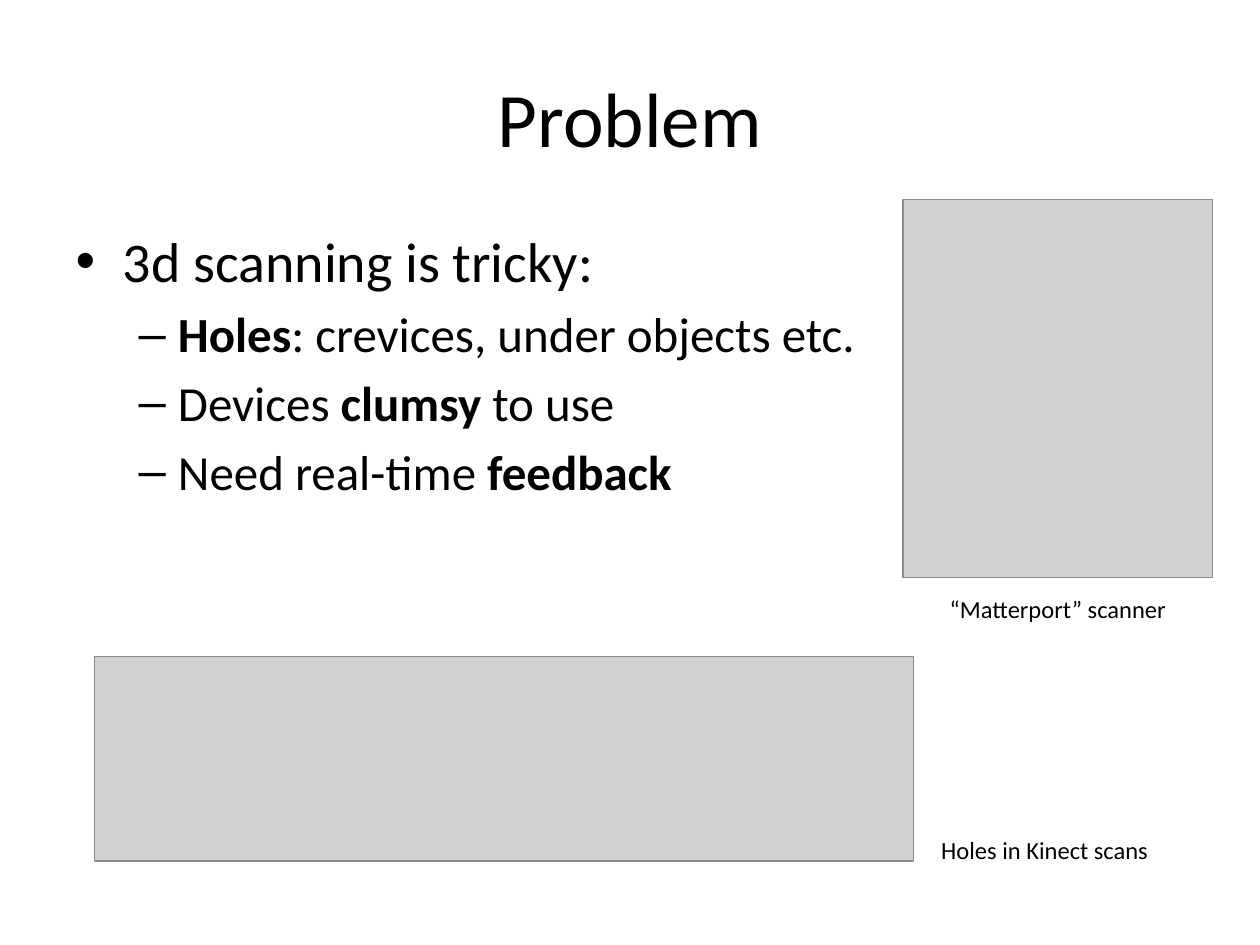
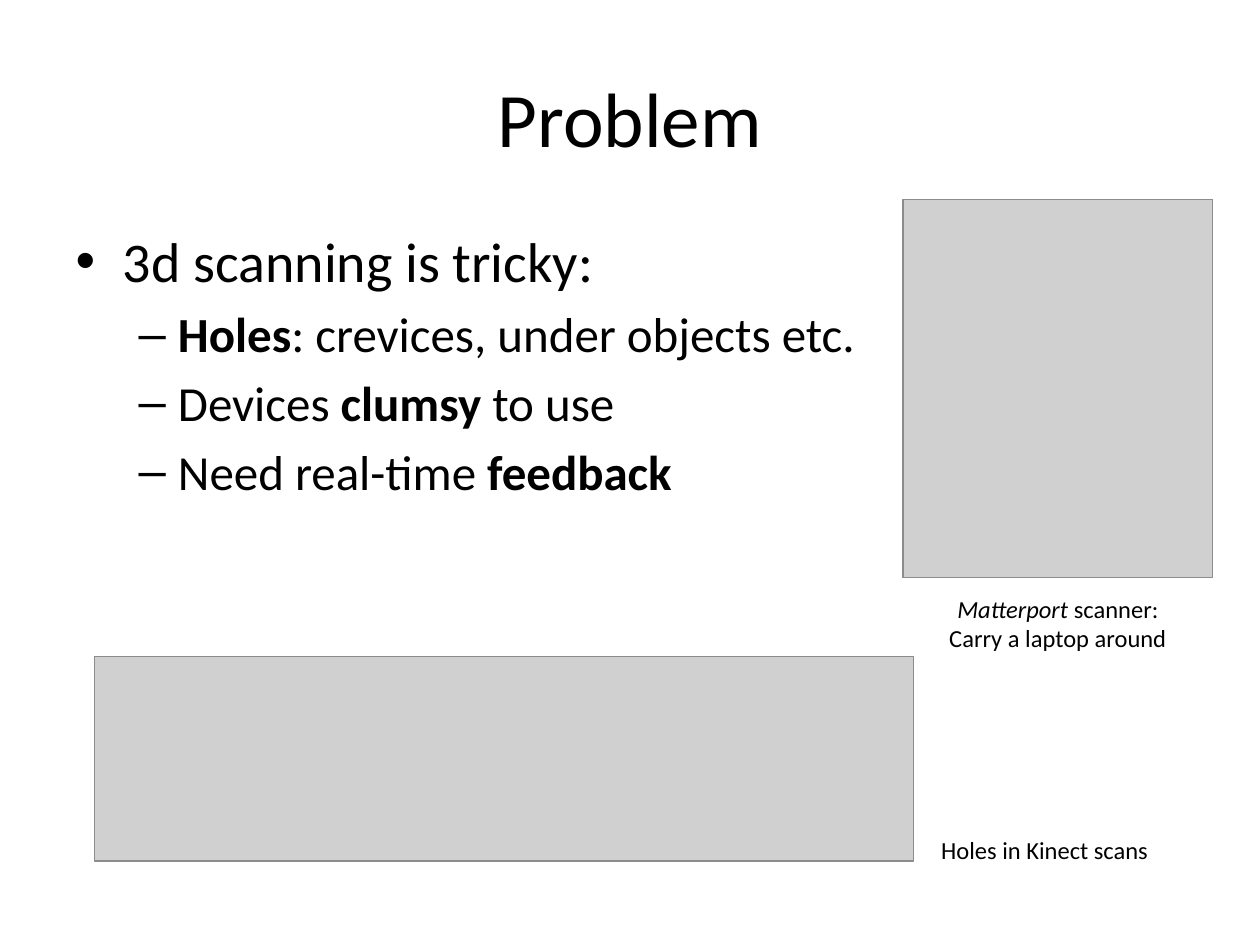
Before and after one commit to nikki93/thesis-2015, a slide deck: slide 4 of doc/proposal/thesis2015-proposal.pptx. Drawn at 1260x945 pixels with LibreOffice and Linux fonts; fonts in the diff are those of the drawing; grey boxes stand for pictures. Boxes give left, top, right and bottom in pixels: in the first picture for what was removed or moved away, otherwise in the second. Text is boxed around its words. In the diff, an @@ line names an element or a change of style, - is before the commit and + after.

Commit message:
fix typos, cleanup proposal presentation

```diff
--- a/doc/proposal/thesis2015-proposal.pptx
+++ b/doc/proposal/thesis2015-proposal.pptx
@@ text at box(949, 602, 1166, 651): text changed @@
-“Matterport” scanner
+Matterport scanner:
+Carry a laptop around
```
Also in this commit, not shown: 4 other slides changed, 1 other file.
